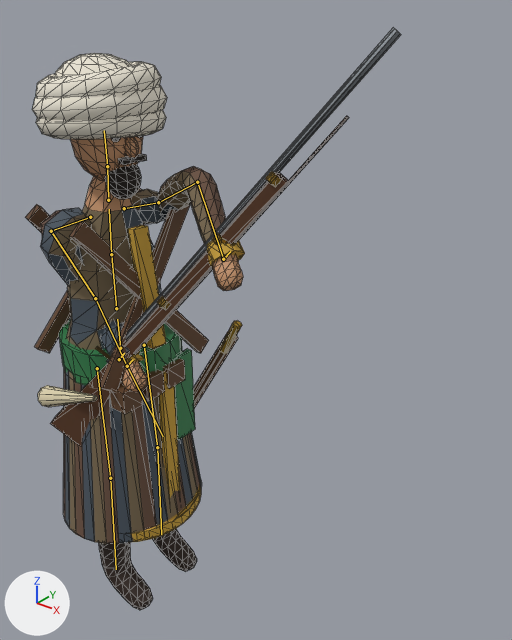
Renders of the glTF model models/era2/ozbek_miltiqchi.glb from each side of a commit.
Before and after are seen from a camera (50 mm lens) standing at (1.596, -1.3, 2.036) and looking at (0.402, 0.193, 1.11). Arrows for +X, +Y and +Z are at lower left; the lights stay in place. The older version comes first. Both versions are drawn at frame 1 of the action 'Cheer'; the numbers are the values there. The bones that change, and the others that lie on the model, are drawn over the model as lines. Mesh edges are drawn as thin lines.

Objects in the first picture: 'Body', 'Rifle'.
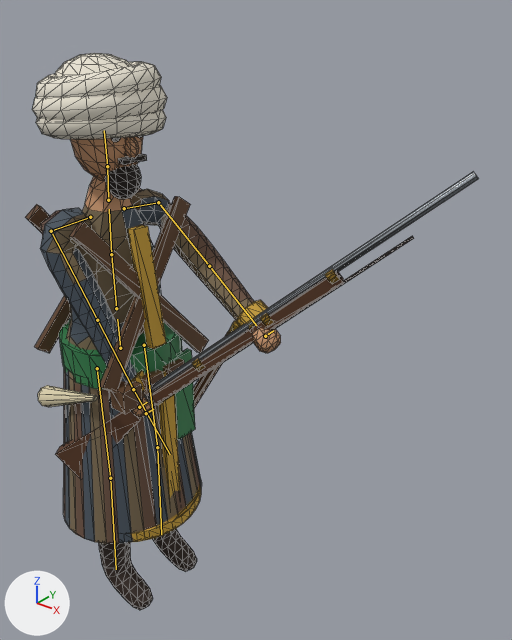
Boxes (x1, y1, x2, y2) around the edits, measured in the pictures (512 x 640 px):
'Body', posed (16% wider)
    before: (25, 53, 245, 610)
    after: (25, 53, 281, 610)
'Rifle', posed (20% wider, 27% shorter)
    before: (50, 27, 401, 446)
    after: (55, 171, 478, 478)
bone 'UpperArm.L', root to tip
    before: (158, 202) to (197, 182)
    after: (158, 202) to (209, 266)
bone 'ForeArm.L', root to tip
    before: (197, 182) to (223, 259)
    after: (209, 266) to (256, 325)
bone 'UpperArm.R', root to tip
    before: (51, 231) to (95, 298)
    after: (51, 231) to (97, 320)
bone 'ForeArm.R', root to tip
    before: (95, 298) to (127, 366)
    after: (97, 320) to (133, 389)
bone 'Rifle', root to tip
    before: (119, 359) to (124, 353)
    after: (139, 407) to (147, 402)

Diff of the bpy script that builds the scene:
```diff
--- a/models/era2/ozbek_miltiqchi.glb.py
+++ b/models/era2/ozbek_miltiqchi.glb.py
@@ bone_upperarm_l @@
 bone_upperarm_l = bpy.data.objects['Rig'].pose.bones['UpperArm.L']  # child of 'Shoulder.L'
-bone_upperarm_l.rotation_quaternion = (0.25, 0.68, 0.461, -0.514)  # degrees (21, 112, -97)
+bone_upperarm_l.rotation_quaternion = (0.381, 0.418, 0.771, -0.292)  # degrees (14, 124, -50)
@@ bone_forearm_l @@
 bone_forearm_l = bpy.data.objects['Rig'].pose.bones['ForeArm.L']  # child of 'UpperArm.L'
-bone_forearm_l.rotation_quaternion = (0.855, -0.372, 0.0, -0.361)  # degrees (-41, -16, -40)
+bone_forearm_l.rotation_quaternion = (0.998, 0.045, 0.0, 0.043)  # degrees (5, 0, 5)
@@ bone_upperarm_r @@
 bone_upperarm_r = bpy.data.objects['Rig'].pose.bones['UpperArm.R']  # child of 'Shoulder.R'
-bone_upperarm_r.rotation_quaternion = (0.91, 0.282, 0.279, 0.12)  # degrees (40, 26, 25)
+bone_upperarm_r.rotation_quaternion = (0.91, 0.218, 0.337, -0.102)  # degrees (26, 41, -3)
@@ bone_forearm_r @@
 bone_forearm_r = bpy.data.objects['Rig'].pose.bones['ForeArm.R']  # child of 'UpperArm.R'
-bone_forearm_r.rotation_quaternion = (0.869, 0.084, -0.002, -0.487)  # degrees (9, 5, -58)
+bone_forearm_r.rotation_quaternion = (0.998, -0.054, 0.025, 0.033)  # degrees (-6, 3, 4)
@@ bone_rifle @@
 bone_rifle = bpy.data.objects['Rig'].pose.bones['Rifle']  # child of 'Chest'
-bone_rifle.location = (-0.03, -0.12, -0.34)
-bone_rifle.rotation_quaternion = (0.864, 0.403, 0.127, 0.273)  # degrees (50, 0, 35)
+bone_rifle.location = (-0.06, -0.08, -0.5)
+bone_rifle.rotation_quaternion = (0.894, 0.308, 0.106, 0.308)  # degrees (38, 0, 38)
```
